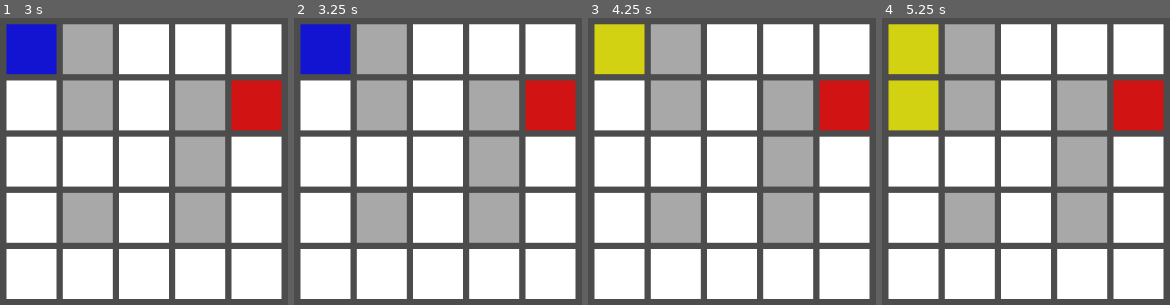
Above: before the commit, frames 1-4 (left to right).
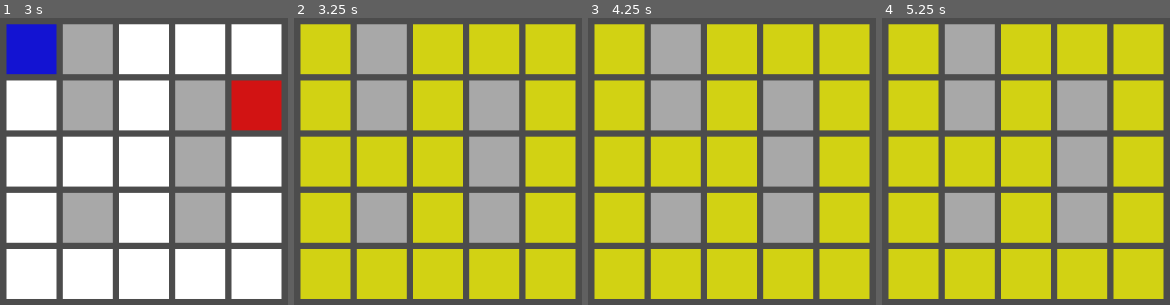
Above: after the commit, the same moments.

Repository: cmailhot4/parcours_profondeur
Game: Godot game, scene res://scenes/main.tscn
Same seed, same stepped clock (60 frames per second), same inputs: the game is played once before the commit and once after it.
Inputs:
- Up to frame 1 (3 s): tap Enter at 0.5, 2 s; tap Space at 1.25, 2.75 s
- Up to frame 2 (3.25 s): no input
- Up to frame 3 (4.25 s): tap Enter at 3.5 s
- Up to frame 4 (5.25 s): tap Space at 5 s

Frame 1 is identical in both runs. In frame 2, 59% of the frame differs, in the area x 2-98%, y 2-98%; in frame 3, 56%; in frame 4, 53%.

Commit message:
Commenter le timeout parce qu'il brise l'algo récursif

Diff:
--- a/scripts/main.gd
+++ b/scripts/main.gd
@@ -156,7 +156,7 @@
 # Fonction récursive qui visite et marque les cases
 # case: la case que l'on visite
 func _visiter(case):
-	yield(get_tree().create_timer(1.0), "timeout")
+	#yield(get_tree().create_timer(1.0), "timeout")
 	case._set_visite()
 
 	for i in range(case.voisins_accessibles.size()):
